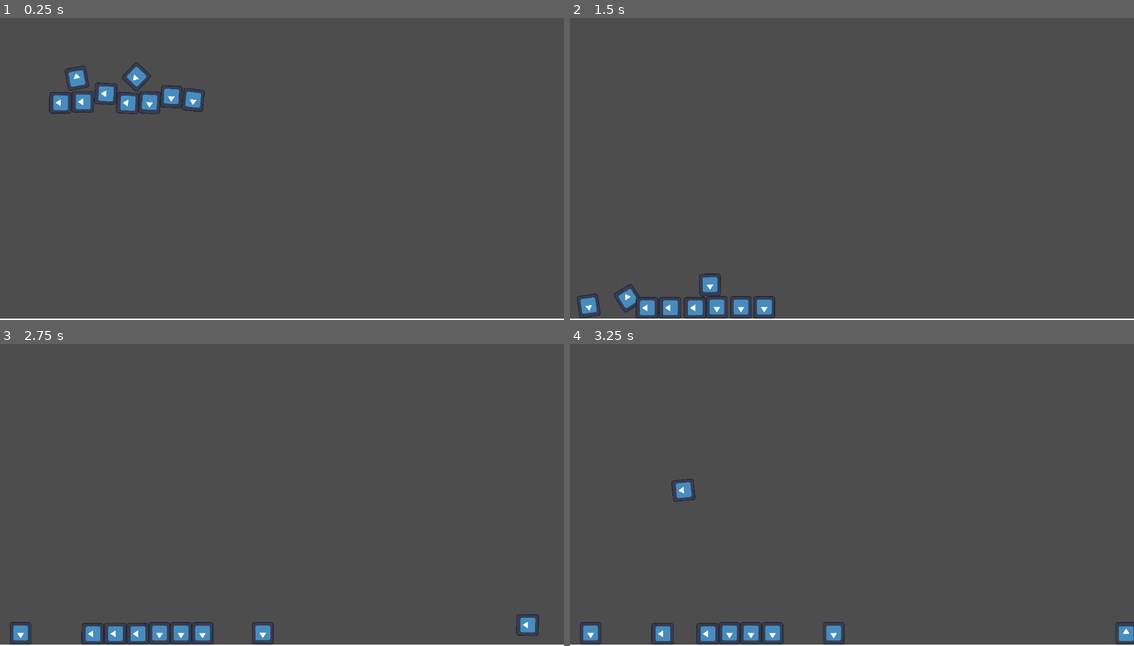
Above: before the commit, frames 1-4 (two rows, left to right).
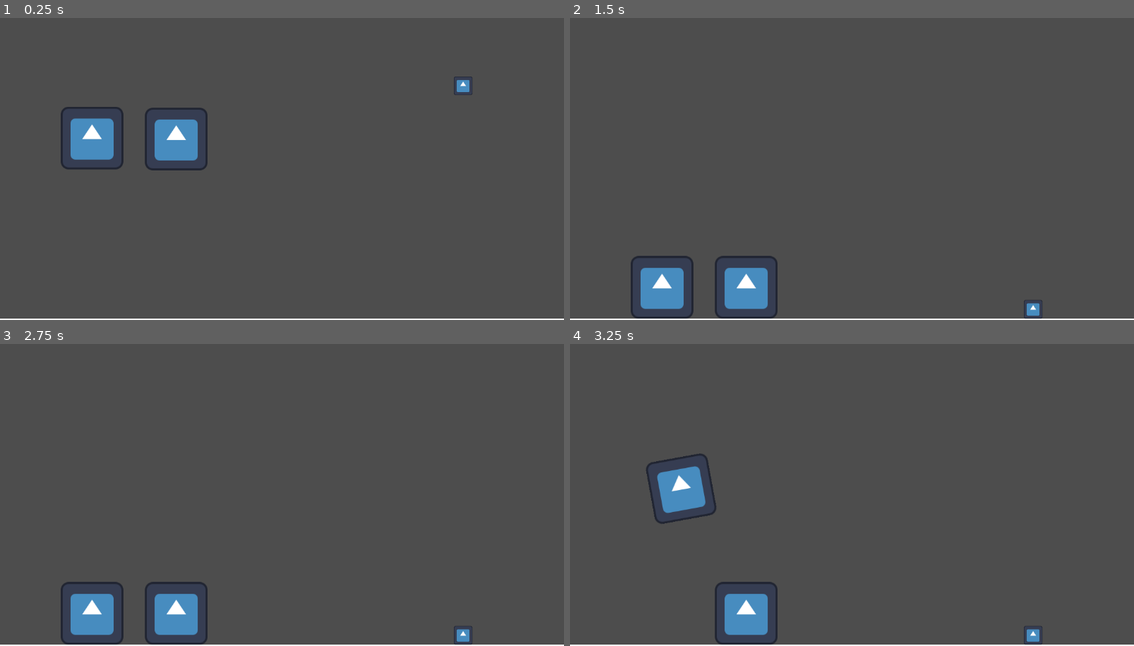
Above: after the commit, the same moments.

Repository: Mori-Meldovia/GGJ2026-Mask
Game: Godot game, scene res://Daniel Scenes/testscene.tscn
Two runs of this game, one before a commit and one after it. Both use one fixed random seed, a clock stepped at 60 frames per second and the inputs below. The engine's default icon, where the game draws it, is replaced by a stand-in: a white triangle on a blue panel in a dark square.
Inputs (mouse positions are in pixels of both pictures, inside the frame that each line leads up to):
- Up to frame 1 (0.25 s): no input
- Up to frame 2 (1.5 s): drag from (632, 162) to (908, 90) at 0.52 s; drag from (609, 301) to (823, 226) at 1.27 s
- Up to frame 3 (2.75 s): move the mouse to (90, 633) at 2.02 s; press the mouse at (90, 633) at 2.03 s
- Up to frame 4 (3.25 s): release the mouse at (660, 633) at 2.75 s; drag from (682, 633) to (682, 440) at 2.77 s

The runs differ from the first frame. In frame 1, 4.3% of the frame differs, in the area x 8-84%, y 14-51%; in frame 2, 3.5%; in frame 3, 3.6%; in frame 4, 3.7%.

Commit message:
Added cool shatter mechanics
A whole lotta yap

Diff:
--- a/ggj-2026/Daniel Scenes/draggableObject.tscn
+++ b/ggj-2026/Daniel Scenes/drag_and_shatter_object.tscn
@@ -2,25 +2,28 @@
 
 [ext_resource type="Texture2D" uid="uid://doxhqlep25o1" path="res://icon.svg" id="1_7f76m"]
 [ext_resource type="Script" uid="uid://c8wd7wd6b60i4" path="res://Daniel Scripts/draggable.gd" id="1_ni2xo"]
+[ext_resource type="Script" uid="uid://blqv7gbby7gct" path="res://Daniel Scripts/shatterable.gd" id="3_y03i7"]
 
 [sub_resource type="PhysicsMaterial" id="PhysicsMaterial_ni2xo"]
 friction = 0.79
 bounce = 0.1
 
-[sub_resource type="RectangleShape2D" id="RectangleShape2D_x3b7b"]
-size = Vector2(44, 46)
-
 [node name="Draggable" type="RigidBody2D" unique_id=841988232]
 input_pickable = true
 physics_material_override = SubResource("PhysicsMaterial_ni2xo")
-gravity_scale = 2.0
+gravity_scale = 1.3
+contact_monitor = true
+max_contacts_reported = 4
 script = ExtResource("1_ni2xo")
 
 [node name="Sprite2D" type="Sprite2D" parent="." unique_id=1121248732]
-scale = Vector2(0.34375, 0.359375)
 texture = ExtResource("1_7f76m")
 
-[node name="CollisionShape2D" type="CollisionShape2D" parent="." unique_id=1012740753]
-shape = SubResource("RectangleShape2D_x3b7b")
+[node name="CollisionPolygon2D" type="CollisionPolygon2D" parent="." unique_id=545173470]
+polygon = PackedVector2Array(-64, -64, -64, 64, 64, 64, 64, -64)
+
+[node name="ShatterableComponent" type="Node" parent="." unique_id=166628383]
+script = ExtResource("3_y03i7")
+metadata/_custom_type_script = "uid://blqv7gbby7gct"
 
 [connection signal="input_event" from="." to="." method="_on_input_event"]
--- /dev/null
+++ b/ggj-2026/Daniel Scenes/draggable_only_object.tscn
@@ -0,0 +1,16 @@
+[gd_scene format=3 uid="uid://cnpg2pnk4maky"]
+
+[ext_resource type="Script" uid="uid://c8wd7wd6b60i4" path="res://Daniel Scripts/draggable.gd" id="1_mcluh"]
+[ext_resource type="Texture2D" uid="uid://doxhqlep25o1" path="res://icon.svg" id="2_lpeen"]
+[ext_resource type="Script" uid="uid://c5thvxkk4adf5" path="res://Daniel Scripts/createCollisionPolygon.gd" id="2_tyxdv"]
+
+[node name="DraggableOnlyObject" type="RigidBody2D" unique_id=972531411]
+contact_monitor = true
+max_contacts_reported = 4
+script = ExtResource("1_mcluh")
+metadata/_custom_type_script = "uid://c8wd7wd6b60i4"
+
+[node name="Sprite2D" type="Sprite2D" parent="." unique_id=593489356]
+scale = Vector2(0.3, 0.3)
+texture = ExtResource("2_lpeen")
+script = ExtResource("2_tyxdv")
--- /dev/null
+++ b/ggj-2026/Daniel Scenes/testingCreatingCollisionThroughScript.tscn
@@ -0,0 +1,20 @@
+[gd_scene format=3 uid="uid://fwtj16pksi83"]
+
+[ext_resource type="Script" uid="uid://c8wd7wd6b60i4" path="res://Daniel Scripts/draggable.gd" id="1_ffy2x"]
+[ext_resource type="Texture2D" uid="uid://doxhqlep25o1" path="res://icon.svg" id="2_ohrhh"]
+[ext_resource type="Script" uid="uid://c5thvxkk4adf5" path="res://Daniel Scripts/createCollisionPolygon.gd" id="3_r58vf"]
+[ext_resource type="Script" uid="uid://blqv7gbby7gct" path="res://Daniel Scripts/shatterable.gd" id="4_ohrhh"]
+
+[node name="draggable rigid" type="RigidBody2D" unique_id=325891950]
+input_pickable = true
+script = ExtResource("1_ffy2x")
+metadata/_custom_type_script = "uid://c8wd7wd6b60i4"
+
+[node name="Sprite2D" type="Sprite2D" parent="." unique_id=931696107]
+position = Vector2(22.750002, 20.749998)
+scale = Vector2(0.31640622, 0.3164063)
+texture = ExtResource("2_ohrhh")
+script = ExtResource("3_r58vf")
+
+[node name="Node" type="Node" parent="." unique_id=270632771]
+script = ExtResource("4_ohrhh")
--- a/ggj-2026/Daniel Scenes/testscene.tscn
+++ b/ggj-2026/Daniel Scenes/testscene.tscn
@@ -1,7 +1,8 @@
 [gd_scene format=3 uid="uid://bs2add048q527"]
 
 [ext_resource type="Script" uid="uid://cqvomwecam1b8" path="res://Daniel Scenes/testScene.gd" id="1_mvmji"]
-[ext_resource type="PackedScene" uid="uid://c683glngusj3a" path="res://Daniel Scenes/draggableObject.tscn" id="2_y37vc"]
+[ext_resource type="PackedScene" uid="uid://c683glngusj3a" path="res://Daniel Scenes/drag_and_shatter_object.tscn" id="2_y37vc"]
+[ext_resource type="PackedScene" uid="uid://cnpg2pnk4maky" path="res://Daniel Scenes/draggable_only_object.tscn" id="3_y37vc"]
 
 [sub_resource type="QuadMesh" id="QuadMesh_pd5uf"]
 
@@ -77,29 +78,11 @@
 scale = Vector2(906.49976, 69.499985)
 shape = SubResource("RectangleShape2D_nw7ie")
 
-[node name="Draggable" parent="." unique_id=169746397 instance=ExtResource("2_y37vc")]
-position = Vector2(262, 154)
+[node name="DraggableOnlyObject" parent="." unique_id=972531411 instance=ExtResource("3_y37vc")]
+position = Vector2(946, 132)
 
-[node name="Draggable2" parent="." unique_id=979678123 instance=ExtResource("2_y37vc")]
-position = Vector2(159, 128)
+[node name="Draggable" parent="." unique_id=841988232 instance=ExtResource("2_y37vc")]
+position = Vector2(188, 239)
 
-[node name="Draggable3" parent="." unique_id=841988232 instance=ExtResource("2_y37vc")]
-position = Vector2(262, 154)
-
-[node name="Draggable4" parent="." unique_id=1682964656 instance=ExtResource("2_y37vc")]
-position = Vector2(262, 154)
-
-[node name="Draggable5" parent="." unique_id=748301901 instance=ExtResource("2_y37vc")]
-position = Vector2(262, 154)
-
-[node name="Draggable6" parent="." unique_id=381169297 instance=ExtResource("2_y37vc")]
-position = Vector2(262, 154)
-
-[node name="Draggable7" parent="." unique_id=1039018366 instance=ExtResource("2_y37vc")]
-position = Vector2(262, 154)
-
-[node name="Draggable8" parent="." unique_id=309442337 instance=ExtResource("2_y37vc")]
-position = Vector2(262, 154)
-
-[node name="Draggable9" parent="." unique_id=507570462 instance=ExtResource("2_y37vc")]
-position = Vector2(262, 154)
+[node name="Draggable2" parent="." unique_id=1162933894 instance=ExtResource("2_y37vc")]
+position = Vector2(360, 241)
--- /dev/null
+++ b/ggj-2026/Daniel Scripts/createCollisionPolygon.gd
@@ -0,0 +1,28 @@
+class_name CollisionPolygonSprite2D
+extends Sprite2D
+
+func _ready() -> void:
+	sprite_to_polygon()
+
+
+func sprite_to_polygon() -> void:
+	var image = texture.get_image()
+	var bitmap = BitMap.new()
+	bitmap.create_from_image_alpha(image)
+
+	var polygons = bitmap.opaque_to_polygons(Rect2(Vector2(0, 0), bitmap.get_size()), 2.0)
+
+	for polygon in polygons:
+		var collider = CollisionPolygon2D.new()
+		var poly_offset = Vector2(bitmap.get_size()) / 2
+		var centered_polygon = PackedVector2Array()
+		for point in polygon:
+			centered_polygon.append(point - poly_offset)
+
+		collider.polygon = centered_polygon
+		collider.scale = scale
+
+		collider.position += position
+		if !centered:
+			collider.position = poly_offset * scale
+		get_parent().add_child.call_deferred(collider)
--- a/ggj-2026/Daniel Scripts/draggable.gd
+++ b/ggj-2026/Daniel Scripts/draggable.gd
@@ -6,25 +6,38 @@
 @export var pull_force: float = 8
 @export var rotation_mult: float = .0005
 
+@export_group("Breaking")
+@export var shatter_threshold = 500
+
 @onready var held: bool = false;
 @onready var velocity: Vector2 = Vector2(0, 0)
+@onready var shatter = $ShatterableComponent if has_node("ShatterableComponent") else null
+
 
 
 func _ready() -> void:
 	gravity_scale = default_gravity_scale
+	input_pickable = true;
+	if (shatter):
+		contact_monitor = true;
+		max_contacts_reported = 4;
+	call_deferred("connect_to_nodes")
+
+func connect_to_nodes() -> void:
+	if !is_connected("input_event", _on_input_event):
+		input_event.connect(_on_input_event)
 
 func _physics_process(_delta: float) -> void:
 	var mouse_position = get_viewport().get_mouse_position()
-
 
 	if held == true:
 		#moves the thig directly to the thing
 		#if distance between mouse and held object and mouse is
 		#greater than radius (circle_size) pull towards object depending on distance
 
+		drag_physics(mouse_position)
 
 
-		shitty_physics_b(mouse_position)
 	if Input.is_action_just_released("Click"):
 		held = false
 		gravity_scale = default_gravity_scale
@@ -32,7 +45,7 @@
 	position += velocity
 
 
-func shitty_physics_b(mouse_position) -> void:
+func drag_physics(mouse_position) -> void:
 	var direction = (mouse_position - global_position).normalized()
 	var distance = global_position.distance_to(mouse_position)
 
@@ -52,4 +65,11 @@
 func _on_input_event(_viewport: Node, event: InputEvent,_shape_idx: int) -> void:
 	if event.is_action_pressed("Click"):
 		held = true;
+
 		#gravity_scale = 0;
+
+
+func _integrate_forces(state: PhysicsDirectBodyState2D) -> void:
+	if state.get_contact_count() > 0:
+		if linear_velocity.length() > shatter_threshold && shatter && !held:
+			shatter.shatter()
--- /dev/null
+++ b/ggj-2026/Daniel Scripts/shatterable.gd
@@ -0,0 +1,69 @@
+class_name ShatterableComponent
+extends Node
+
+enum fragment_corner {
+	TOP_LEFT,
+	TOP_RIGHT,
+	BOTTOM_LEFT,
+	BOTTOM_RIGHT
+}
+
+
+
+@onready var parent = get_parent()
+@onready var sprite = get_parent().get_node("Sprite2D")
+
+func shatter() -> void:
+	for corner in fragment_corner.values():
+		var fragment = make_fragment_corner(corner)
+		get_node("../../").add_child(fragment)
+	get_parent().queue_free()
+
+func make_fragment_corner(corner: fragment_corner) -> DraggableRigidBody:
+	var fragment = DraggableRigidBody.new()
+	var fragment_sprite = CollisionPolygonSprite2D.new()
+
+	fragment_sprite.texture = make_atlas_texture(sprite.texture, corner)
+	fragment_sprite.scale = sprite.scale
+
+	var fragment_size = fragment_sprite.texture.get_size()
+
+	match corner:
+		fragment_corner.TOP_LEFT:
+			fragment.position = sprite.global_position - fragment_size / 2
+		fragment_corner.TOP_RIGHT:
+			fragment.position = sprite.global_position + Vector2(fragment_size.x / 2, -fragment_size.y / 2)
+		fragment_corner.BOTTOM_LEFT:
+			fragment.position = sprite.global_position  + Vector2(- fragment_size.x / 2, +fragment_size.y / 2)
+		fragment_corner.BOTTOM_RIGHT:
+			fragment.position = sprite.global_position + fragment_size / 2
+
+	if get_parent() is RigidBody2D:
+		fragment.linear_velocity = get_parent().linear_velocity
+		fragment.angular_velocity = get_parent().angular_velocity
+
+	fragment.add_child(fragment_sprite)
+
+	return fragment
+func make_atlas_texture(texture: Texture2D, corner: fragment_corner) -> AtlasTexture:
+	var atlas_texture = AtlasTexture.new()
+	var size = Vector2(texture.get_size())
+
+	var region_rect;
+
+	match corner:
+		fragment_corner.TOP_LEFT:
+			region_rect = Rect2(0, 0, size.x / 2, size.y / 2)
+		fragment_corner.TOP_RIGHT:
+			region_rect = Rect2(size.x / 2, 0, size.x / 2, size.y / 2)
+		fragment_corner.BOTTOM_LEFT:
+			region_rect = Rect2(0, size.y / 2, size.x / 2, size.y / 2)
+		fragment_corner.BOTTOM_RIGHT:
+			region_rect = Rect2(size.x / 2, size.y / 2, size.x / 2, size.y / 2)
+
+	atlas_texture.atlas = texture
+	atlas_texture.region = region_rect
+
+	atlas_texture.filter_clip = true
+
+	return atlas_texture
Not shown, added: ggj-2026/Daniel Scripts/createCollisionPolygon.gd.uid
Not shown, added: ggj-2026/Daniel Scripts/shatterable.gd.uid
